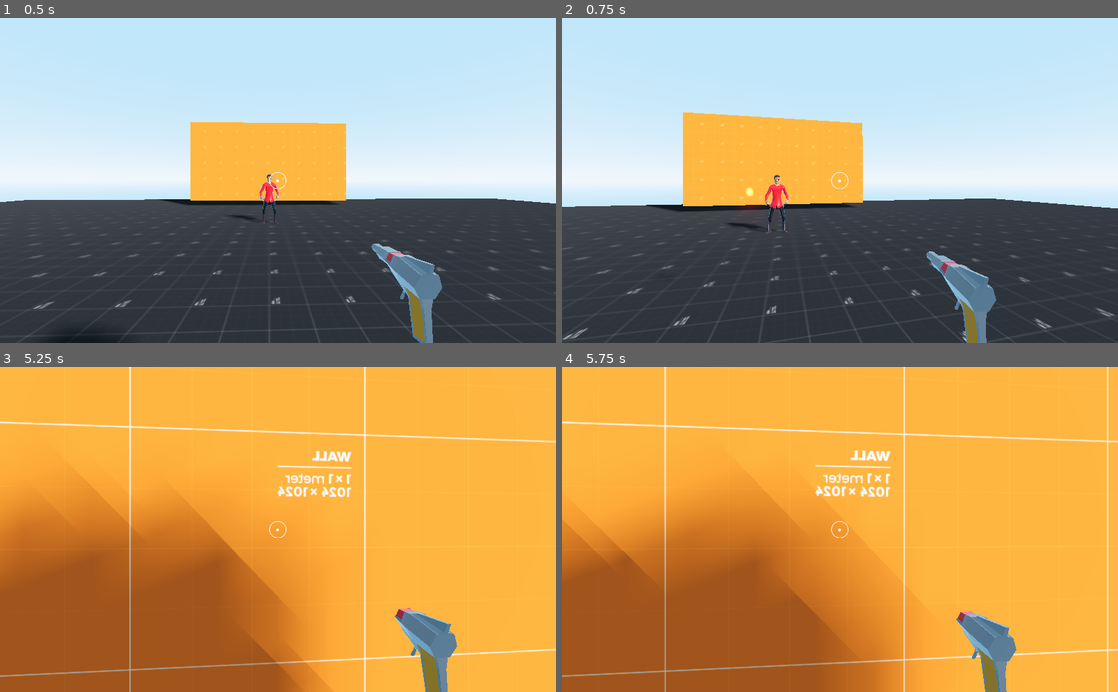
Above: before the commit, frames 1-4 (two rows, left to right).
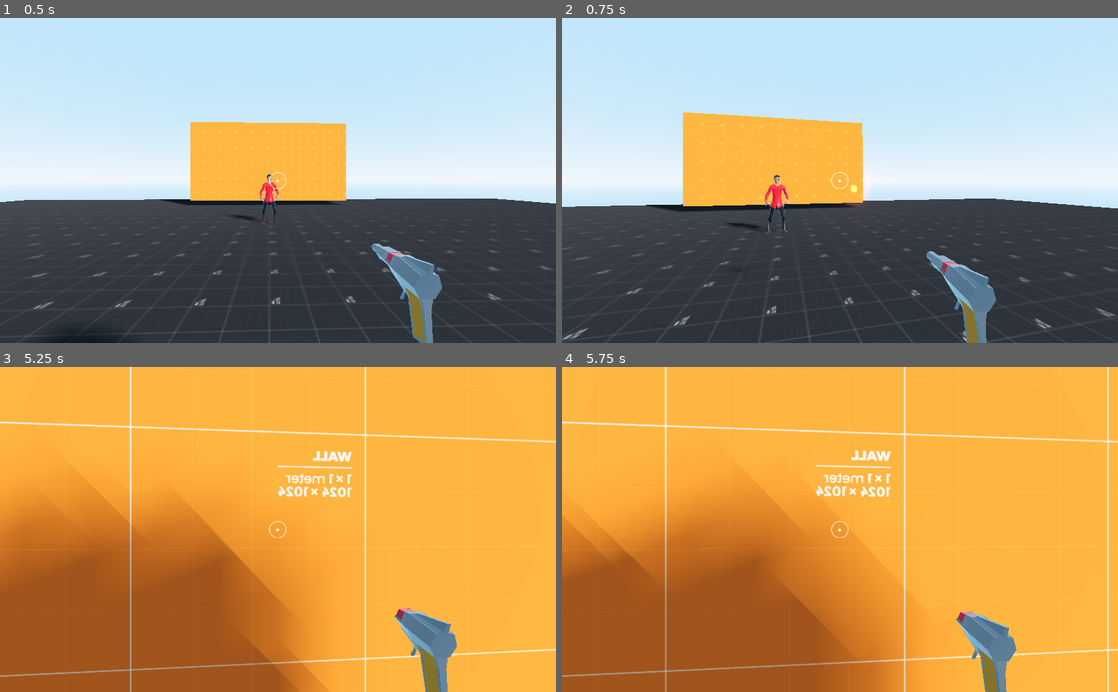
Above: after the commit, the same moments.

Repository: TinyZilla/BGJ2022
Game: Godot game, scene res://Source/Levels/TestLevel.tscn
Same seed, same stepped clock (60 frames per second), same inputs: the game is played once before the commit and once after it.
Inputs (mouse positions are in pixels of both pictures, inside the frame that each line leads up to):
- Up to frame 1 (0.5 s): no input
- Up to frame 2 (0.75 s): tap Enter (ui_accept) at 0.5 s; move the mouse to (867, 180) at 0.52 s; hold W (movement_up) from 0.53 s (still down); click (867, 180) at 0.6 s
- Up to frame 3 (5.25 s): keep holding W (movement_up); tap Space (movement_jump) at 0.77, 1.52, 3.02, 3.77, 4.52 s; move the mouse to (250, 529) at 1.27 s; tap Shift (movement_sprint) at 1.35, 2.85, 4.35 s; move the mouse to (289, 523) at 2.02 s; click (289, 523) at 2.1 s; move the mouse to (272, 536) at 2.77 s; move the mouse to (316, 532) at 3.52 s; click (316, 532) at 3.6 s; move the mouse to (233, 526) at 4.27 s; move the mouse to (283, 529) at 5.02 s; click (283, 529) at 5.1 s
- Up to frame 4 (5.75 s): keep holding W (movement_up)

Frame 1 is identical in both runs. In frame 2, 0.2% of the frame differs, in the area x 31-55%, y 51-60%; in frame 3, 1.2%; in frame 4, 1.5%, in the area x 10-99%, y 0-100%.
Error in both runs: Invalid get index '0' (on base: 'PoolVector3Array'). (res://Source/Enemies/EnemyStateMachine/PathfindTarget.gd:48)

Commit message:
Use raycasting for correct bullet velocity

Diff:
--- a/Source/Bullet/BulletSpawner.gd
+++ b/Source/Bullet/BulletSpawner.gd
@@ -1,11 +1,20 @@
 extends Spatial
 
 export(float) var BULLET_SPEED = 30.0
+# Might replace with more automatic way to obtain camera
 export(NodePath) var camera_path
 
 onready var camera : Camera = get_node(camera_path)
+onready var bullet_raycast = $BulletRayCast
 
 const bullet_scene = preload("res://Source/Bullet/Bullet.tscn")
+
+func _ready():
+	bullet_raycast.set_as_toplevel(true)
+
+func _process(_delta):
+	bullet_raycast.global_transform = camera.global_transform
+	bullet_raycast.cast_to = Vector3.FORWARD * 200.0
 
 func instance_bullet() -> void:
 	if not is_instance_valid(camera):
@@ -14,10 +23,16 @@
 	var b = bullet_scene.instance()
 	get_tree().current_scene.add_child(b)
 	b.global_transform.origin = global_transform.origin
-	var velocity : Vector3 = Vector3.FORWARD
-	velocity = velocity.rotated(Vector3.UP, global_transform.basis.get_euler().y)
-	velocity = velocity.rotated(global_transform.basis.x, camera.global_transform.basis.get_euler().x)
-	velocity *= BULLET_SPEED
+
+	var velocity : Vector3 = Vector3.ZERO
+
+	if bullet_raycast.is_colliding():
+		var point : Vector3 = bullet_raycast.get_collision_point()
+		velocity = global_transform.origin.direction_to(point) * BULLET_SPEED
+	else:
+		var point : Vector3 = bullet_raycast.to_global(bullet_raycast.cast_to)
+		velocity = global_transform.origin.direction_to(point) * BULLET_SPEED
+
 	b.velocity = velocity
 
 	# Orientation
--- a/Source/Player/Player.tscn
+++ b/Source/Player/Player.tscn
@@ -197,6 +197,10 @@
 script = ExtResource( 8 )
 camera_path = NodePath("../../../..")
 
+[node name="BulletRayCast" type="RayCast" parent="Head/Camera/RecoilAnimation/SwayAnchor/space_gun/BulletSpawner" index="0"]
+enabled = true
+cast_to = Vector3( 0, 0, -1 )
+
 [node name="AnimationPlayer" type="AnimationPlayer" parent="Head/Camera/RecoilAnimation" index="1"]
 anims/RESET = SubResource( 2 )
 anims/fire = SubResource( 1 )
